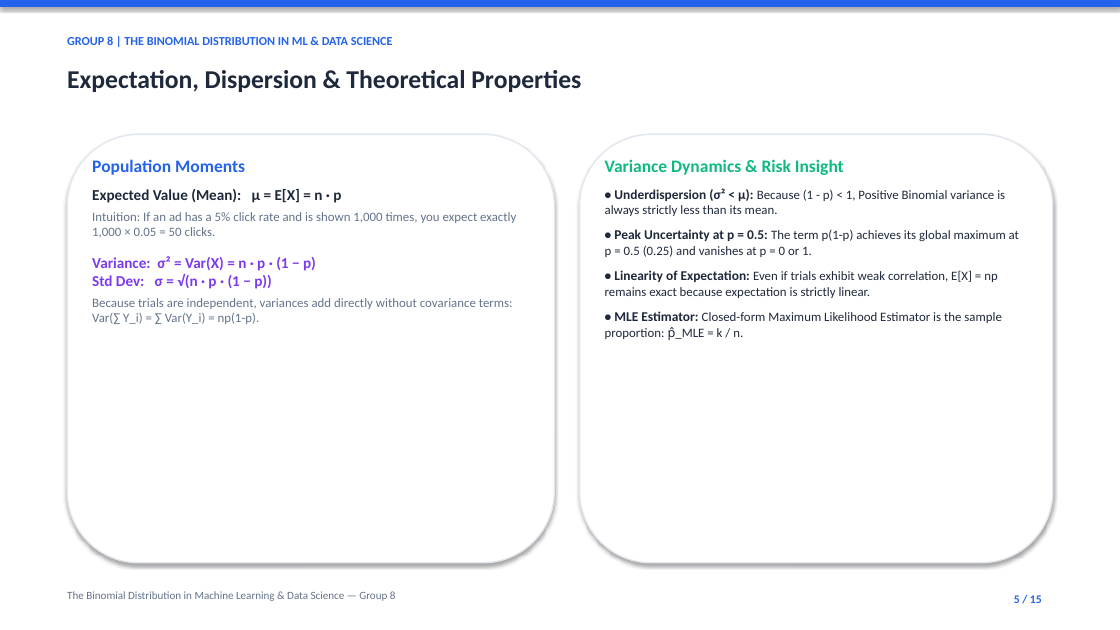
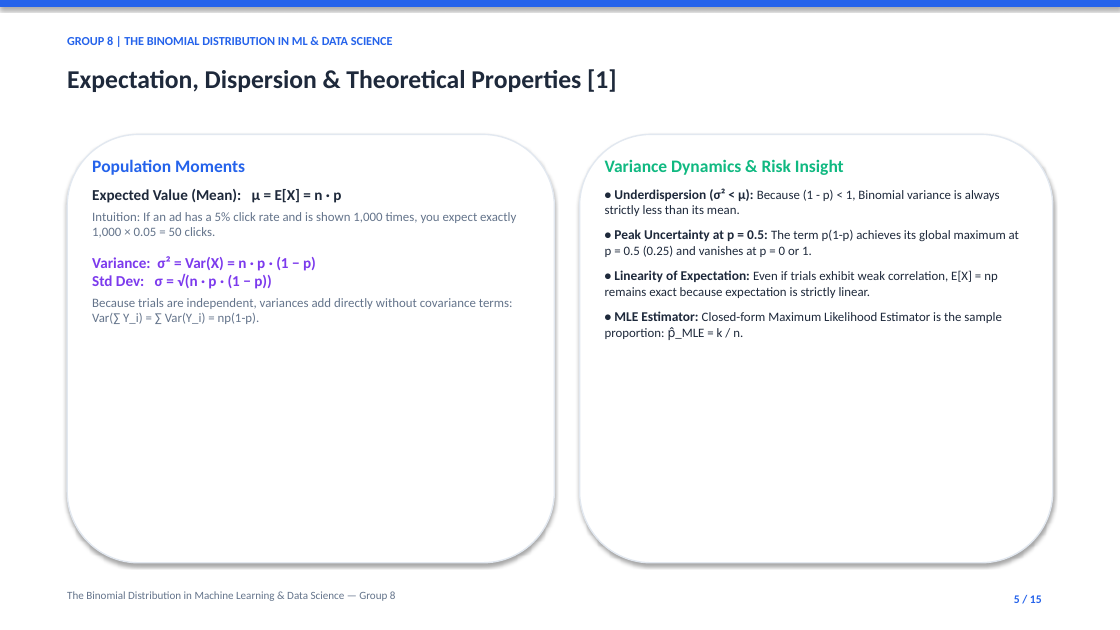
Before and after one commit to TariqYouhana/stat-probability-distributions-ml, a slide deck: slide 5 of slides.pptx. Drawn at 1120x630 pixels with LibreOffice and Linux fonts; fonts in the diff are those of the drawing. Boxes give left, top, right and bottom in pixels: in the first picture for what was removed or moved away, otherwise in the second. Text is boxed around its words. In the diff, an @@ line names an element or a change of style, - is before the commit and + after.

Commit message:
Apply rubric fixes: pooled A/B test, CDF median, Binomial naming, NB mechanism, title & citations

```diff
--- a/slides.pptx
+++ b/slides.pptx
@@ text at (x1=67, y1=69, x2=617, y2=92): text changed @@
-Expectation, Dispersion & Theoretical Properties
+Expectation, Dispersion & Theoretical Properties [1]
@@ text at (x1=605, y1=188, x2=1000, y2=216): text changed @@
-• Underdispersion (σ² < μ): Because (1 - p) < 1, Positive Binomial variance is always strictly less than its mean.
+• Underdispersion (σ² < μ): Because (1 - p) < 1, Binomial variance is always strictly less than its mean.
```
Also in this commit, not shown: 9 other slides changed, 11 other files.
